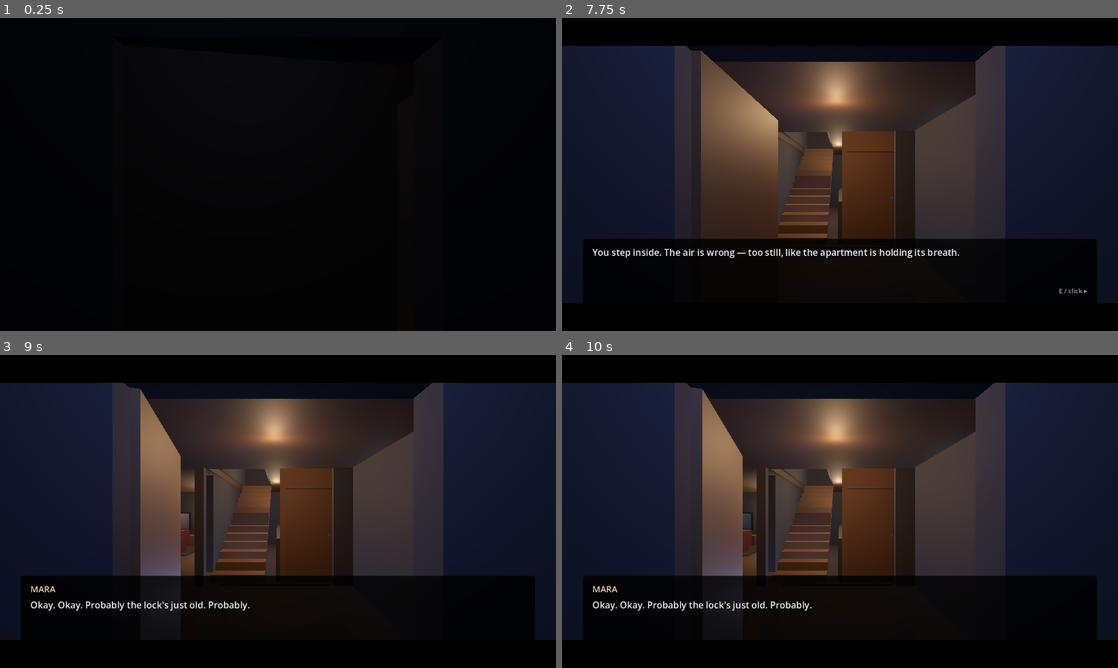
Above: before the commit, frames 1-4 (two rows, left to right).
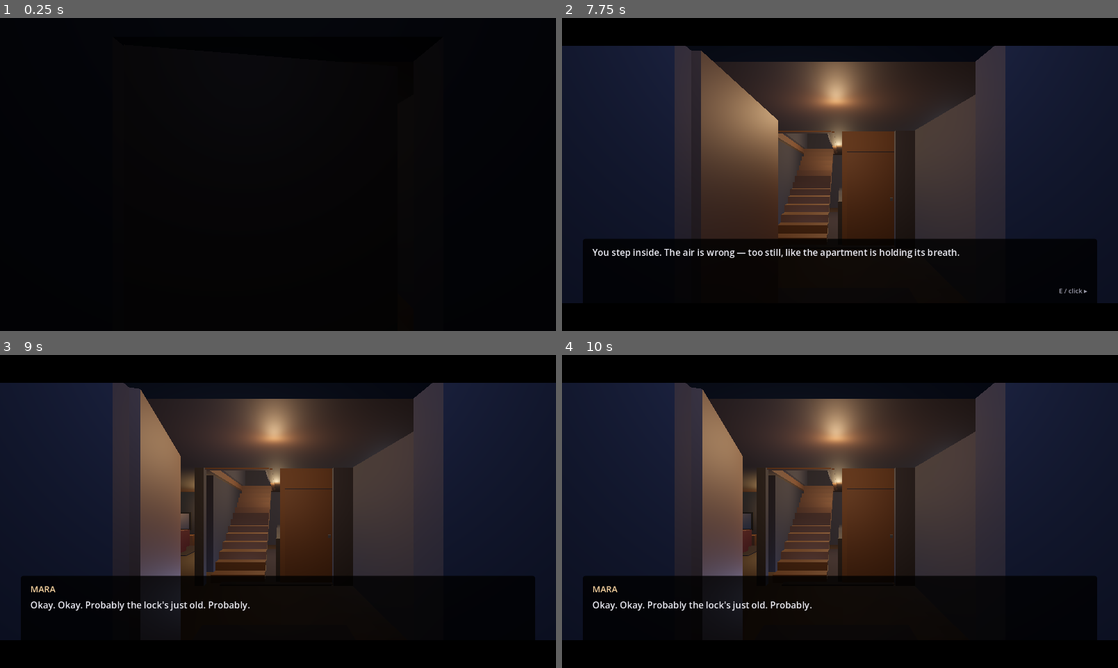
Above: after the commit, the same moments.

Repository: andrewlaker22-oss/videotagger
Game: Godot game, scene res://main.tscn
The game is run twice, just before and just after one commit, with the same random seed, the same clock (stepped at 60 frames per second) and the same inputs.
Inputs (mouse positions are in pixels of both pictures, inside the frame that each line leads up to):
- Up to frame 1 (0.25 s): no input
- Up to frame 2 (7.75 s): tap Enter at 0.5, 2, 3.5 s; move the mouse to (867, 174) at 0.52 s; hold W 0.53-5.78 s; tap R at 0.6, 5.1 s; click (867, 174) at 0.67 s; tap Space (ui_select) at 0.77, 1.25, 1.52, 2.75, 3.02, 3.77, 4.25, 4.52, 6.02, 7.52 s; move the mouse to (812, 174) at 1.27 s; tap E at 1.35, 5.85 s; move the mouse to (851, 168) at 2.02 s; tap 1 at 2.1, 7.35 s; move the mouse to (834, 180) at 2.77 s; tap 2 at 2.85 s; click (834, 180) at 2.92 s; move the mouse to (878, 177) at 3.52 s; tap 3 at 3.6 s; move the mouse to (795, 171) at 4.27 s; tap 4 at 4.35 s; move the mouse to (845, 174) at 5.02 s; click (845, 174) at 5.17 s; move the mouse to (817, 168) at 5.77 s; hold D 5.78-6.5 s; click "1. Push the door open" at 6.5 s; move the mouse to (867, 174) at 7.27 s; hold W from 7.28 s (still down)
- Up to frame 3 (9 s): keep holding W; move the mouse to (250, 511) at 8.02 s; tap 2 at 8.1 s; click (250, 511) at 8.17 s; tap Space (ui_select) at 8.27 s; move the mouse to (289, 505) at 8.77 s; tap 3 at 8.85 s
- Up to frame 4 (10 s): move the mouse to (834, 517) at 9.52 s; release W at 9.53 s; hold A from 9.53 s (still down); tap 4 at 9.6 s; tap Space (ui_select) at 9.77 s

The runs differ from the first frame. In frame 2, 0.2% of the frame differs, in the area x 38-50%, y 36-71%; in frame 3, 0.2%; in frame 4, 0.2%, in the area x 36-50%, y 36-71%.

Commit message:
Stairs: closed risers, fascia trim, basement stair light

Diff:
--- a/scripts/apartment_builder.gd
+++ b/scripts/apartment_builder.gd
@@ -371,6 +371,23 @@
 	_add_guard(Vector2(0.85, -4.0), Vector2(0.85, 0.9), GROUND_Y)
 	_add_guard(Vector2(2.15, -4.0), Vector2(2.15, 0.9), GROUND_Y)
 	_add_guard(Vector2(0.85, -4.0), Vector2(2.15, -4.0), GROUND_Y)
+	# Fascia trim around the stairwell holes so the slab cuts read as
+	# finished edges from below instead of raw black slots.
+	_add_fascia(0.85, 2.15, -4.0, 0.9, -0.075)  # basement ceiling
+	_add_fascia(-0.75, 0.55, -4.0, 0.9, 2.625)  # ground ceiling
+
+
+func _add_fascia(x0: float, x1: float, z0: float, z1: float, y: float) -> void:
+	# Wood trim frame around a stairwell slab hole. Slightly proud of the
+	# 0.15-thick slab; visual only, the hole stays passable.
+	var t := 0.2
+	var w := 0.12
+	var cx := (x0 + x1) * 0.5
+	var cz := (z0 + z1) * 0.5
+	_add_box(Vector3(w, t, (z1 - z0) + w), Vector3(x0 - w * 0.5, y, cz), "wood", 0.0, false)
+	_add_box(Vector3(w, t, (z1 - z0) + w), Vector3(x1 + w * 0.5, y, cz), "wood", 0.0, false)
+	_add_box(Vector3((x1 - x0) + w, t, w), Vector3(cx, y, z0 - w * 0.5), "wood", 0.0, false)
+	_add_box(Vector3((x1 - x0) + w, t, w), Vector3(cx, y, z1 + w * 0.5), "wood", 0.0, false)
 
 
 func _build_stair_run(x_center: float, up: bool) -> void:
@@ -378,12 +395,20 @@
 	var run := 4.9
 	var rise := 2.7
 	var dir := 1.0 if up else -1.0
-	# Visual steps: thin boxes, NO collision.
+	var h := rise / steps
+	var floor_y := 0.0 if up else -2.7
+	# Visual steps: solid boxes with closed risers, NO collision. Each step
+	# spans from its tread top down past the next tread, so the staircase
+	# reads as a solid mass from every angle (no floating slats).
 	for i in range(steps):
-		var top_y := dir * (i + 1) * (rise / steps)
+		var top_y := dir * (i + 1) * h
 		var z := 0.9 - (i + 0.5) * (run / steps)
-		_add_box(Vector3(1.2, 0.19, run / steps + 0.02),
-			Vector3(x_center, top_y - 0.095, z), "wood", 0.0, false)
+		var bottom_y := maxf(top_y - h - 0.05, floor_y)
+		var height := top_y - bottom_y
+		if height < 0.03:
+			continue  # last down-run tread: the basement floor is the tread
+		_add_box(Vector3(1.2, height, run / steps + 0.02),
+			Vector3(x_center, top_y - height * 0.5, z), "wood", 0.0, false)
 	# ONE sloped ramp StaticBody3D for collision.
 	var angle := atan2(rise, run)
 	var length := sqrt(run * run + rise * rise) + 0.02
@@ -723,3 +748,4 @@
 	_add_light(Vector3(-5.5, 5.0, -3.0), Color(0.8, 1.0, 0.9), 1.4, 6.0, "buzz")     # bathroom
 	_add_light(Vector3(-4.0, 5.0, 3.0), Color(1.0, 0.85, 0.65), 1.0, 8.0, "steady")  # landing
 	_add_light(Vector3(0.0, -0.4, 0.5), Color(0.65, 0.75, 1.0), 0.9, 12.0, "buzz")   # basement
+	_add_light(Vector3(1.5, -1.2, -3.2), Color(1.0, 0.82, 0.6), 0.8, 6.0, "steady") # basement stair base
Not shown, changed: docs/ARCHITECTURE.md
